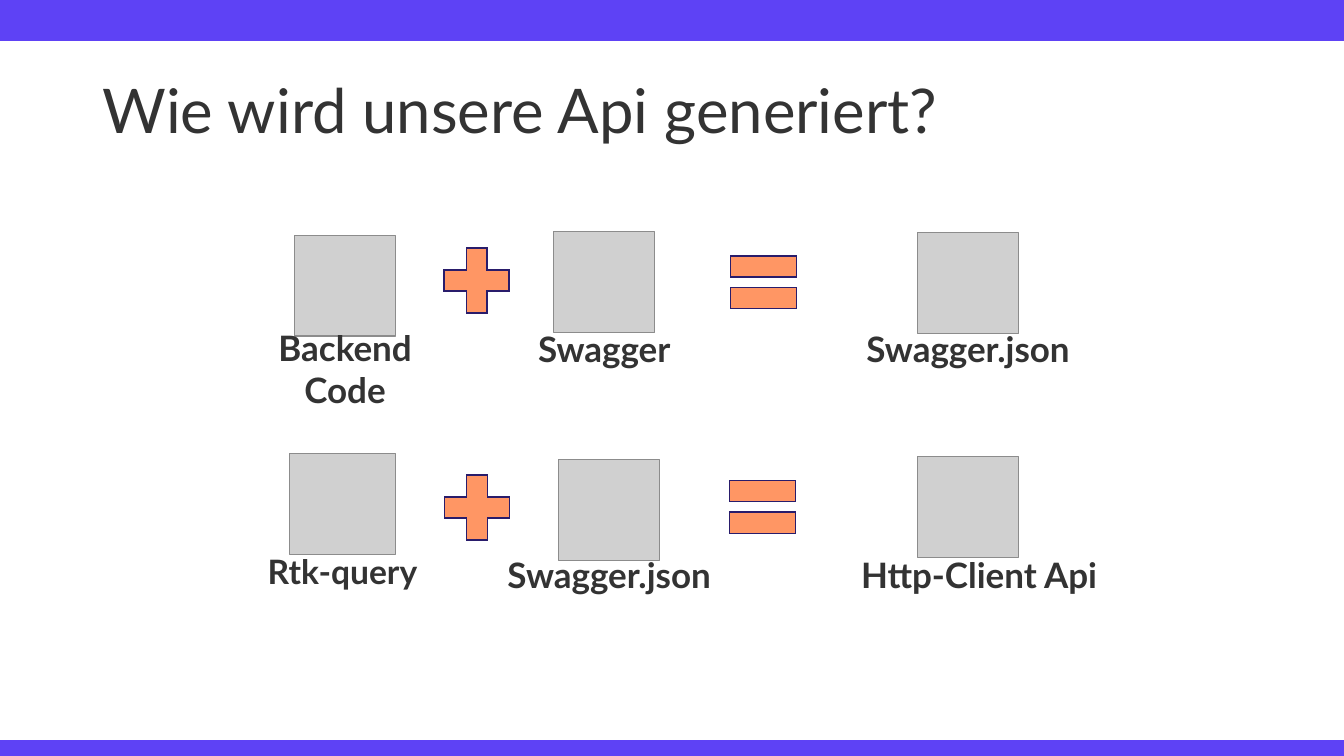
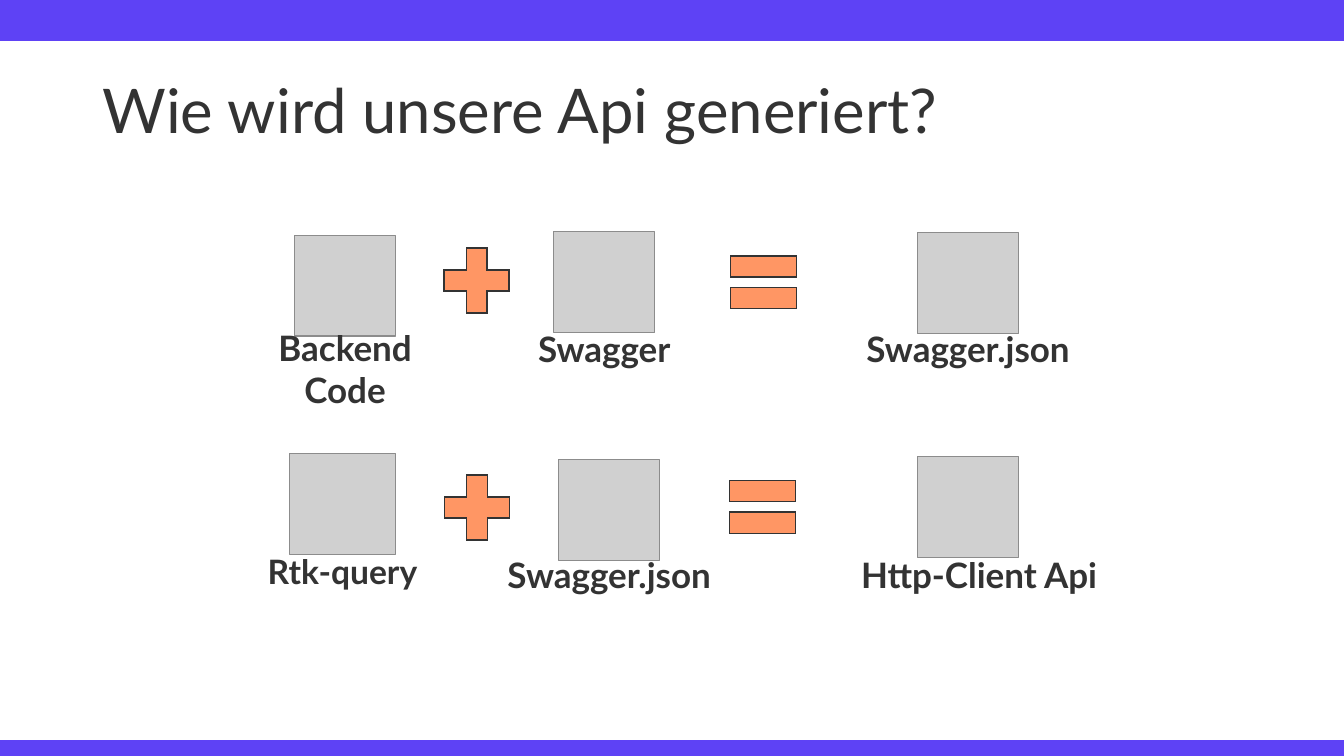
Before and after one commit to TimFehrmannAclue/techlabor_trainings_react_advanced, a slide deck: slide 14 of training_react_advanced.pptx. Drawn at 1344x756 pixels with LibreOffice and Linux fonts; fonts in the diff are those of the drawing; grey boxes stand for pictures; background and template pictures are left out. Boxes give left, top, right and bottom in pixels: in the first picture for what was removed or moved away, otherwise in the second. Text is boxed around its words. In the diff, an @@ line names an element or a change of style, - is before the commit and + after.

```diff
--- a/training_react_advanced.pptx
+++ b/training_react_advanced.pptx
@@ outline #291D6B 1 pt to #333333 1 pt in 4 elements at (433,237,521,326), (719,237,809,327), (433,464,521,553), (718,462,808,552) @@
```
Also in this commit, not shown: 2 other slides changed, 5 slides added, 2 slides removed, 1 other file.
